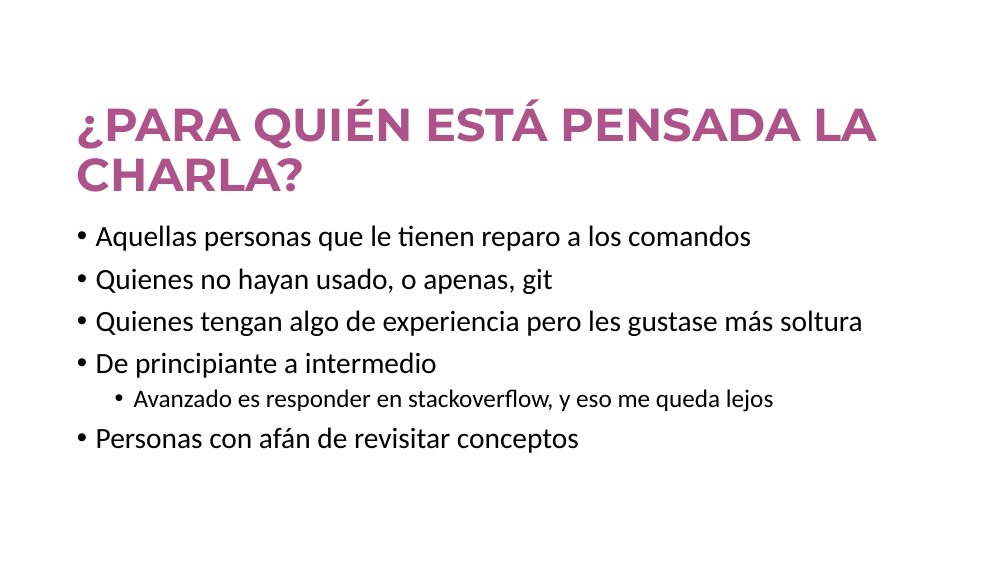
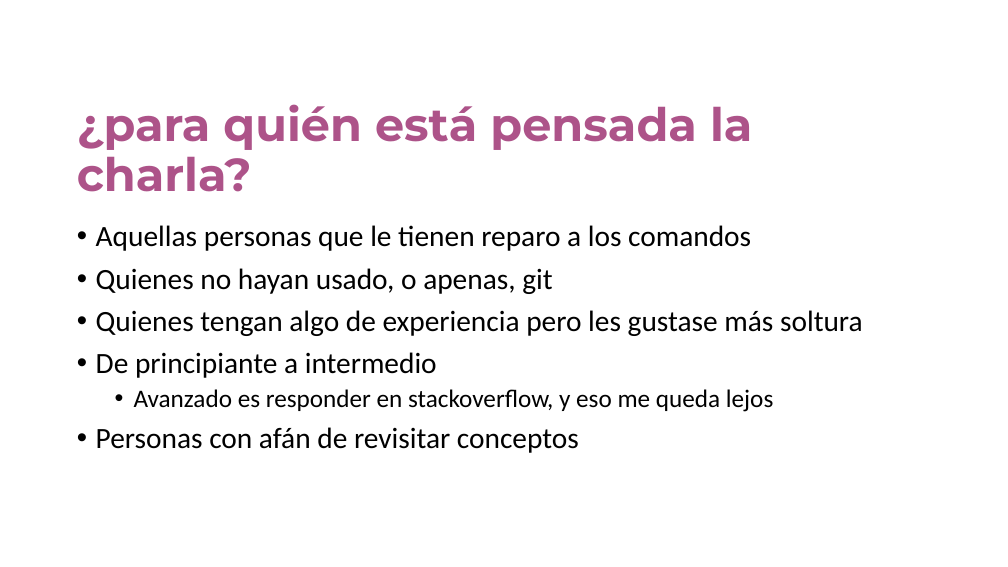
Before and after one commit to jofaval/talks-about, a slide deck: slide 3 of simplifying-git/fear-the-cli-no-more/simplifying-git-fear-the-cli-no-more.slides.es.pptx. Drawn at 1008x567 pixels with LibreOffice and Linux fonts; fonts in the diff are those of the drawing. Boxes give left, top, right and bottom in pixels: in the first picture for what was removed or moved away, otherwise in the second. Text is boxed around its words. In the diff, an @@ line names an element or a change of style, - is before the commit and + after.

```diff
--- a/simplifying-git/fear-the-cli-no-more/simplifying-git-fear-the-cli-no-more.slides.es.pptx
+++ b/simplifying-git/fear-the-cli-no-more/simplifying-git-fear-the-cli-no-more.slides.es.pptx
@@ title at box(77, 104, 752, 192): text changed @@
-¿PARA QUIÉN ESTÁ PENSADA LA CHARLA?
+¿para quién está pensada la charla?
```
Also in this commit, not shown: 12 other slides changed, 7 slides added, 1 other file.
